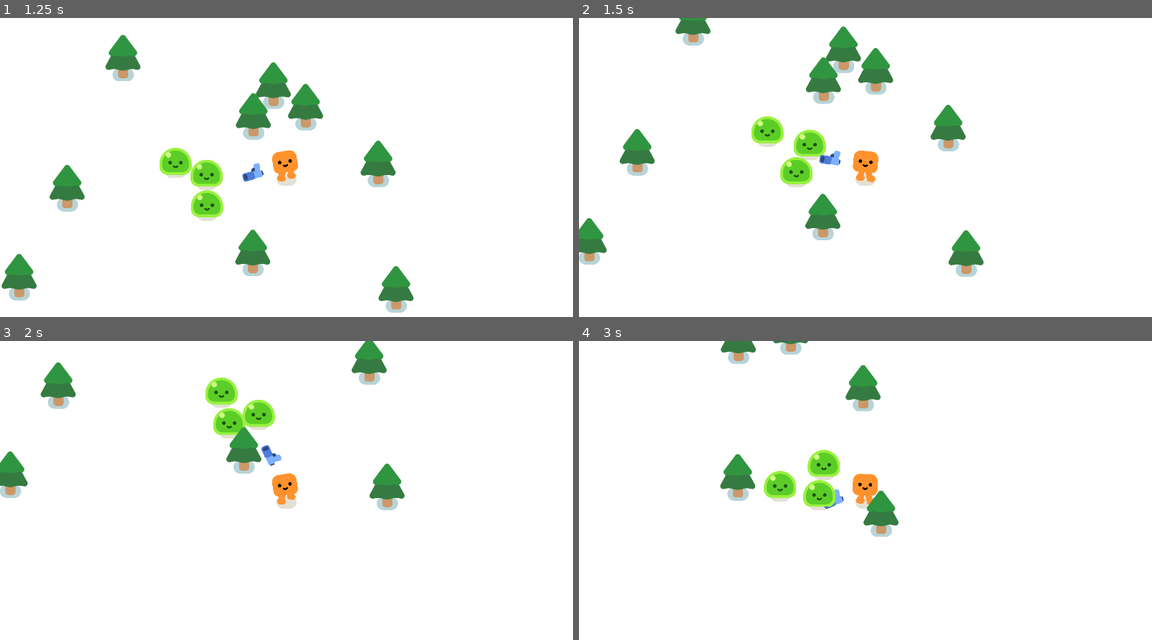
Above: before the commit, frames 1-4 (two rows, left to right).
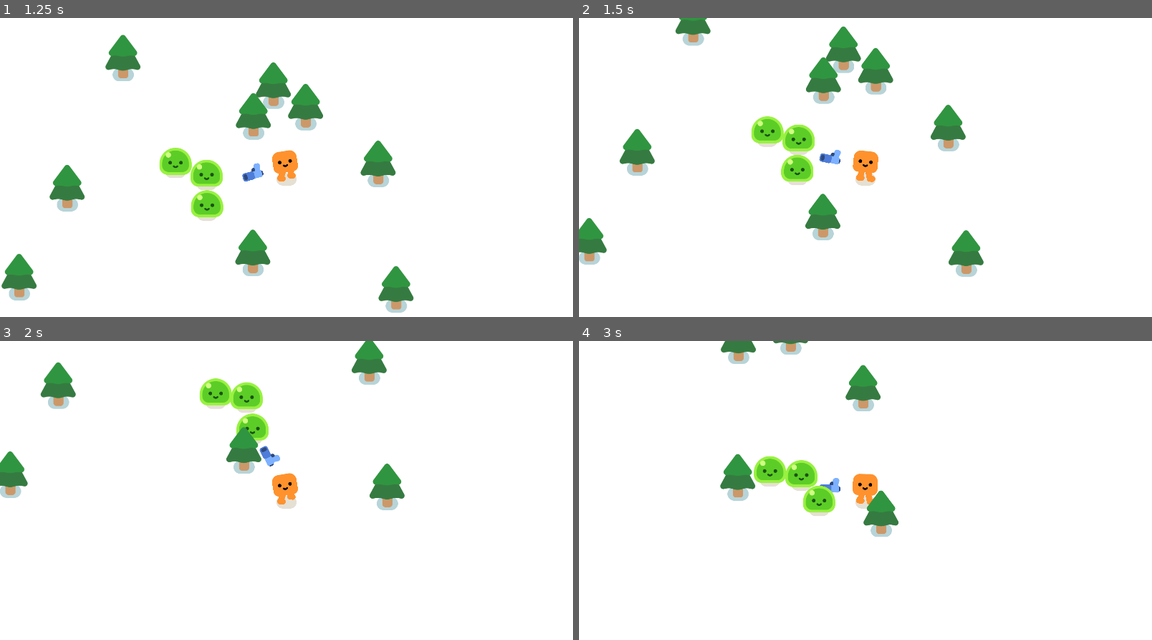
Above: after the commit, the same moments.

Repository: guicardosom/Bloblings
Game: Godot game, scene res://scenes/game.tscn
The game is run twice, just before and just after one commit, with the same random seed, the same clock (stepped at 60 frames per second) and the same inputs.
Inputs:
- Up to frame 1 (1.25 s): hold D (move_right) from 0.53 s (still down)
- Up to frame 2 (1.5 s): release D (move_right) at 1.28 s; hold S (move_down) from 1.28 s (still down)
- Up to frame 3 (2 s): keep holding S (move_down)
- Up to frame 4 (3 s): release S (move_down) at 2.03 s; hold D (move_right) 2.03-2.78 s; hold W (move_up) from 2.78 s (still down)

Frame 1 is identical in both runs. In frame 2, 0.9% of the frame differs, in the area x 35-46%, y 35-57%; in frame 3, 1.7%; in frame 4, 2.0%, in the area x 30-47%, y 36-59%.

Commit message:
Player and Enemy
Disable moving platform layers

Diff:
--- a/godot-project/scenes/blob.tscn
+++ b/godot-project/scenes/blob.tscn
@@ -9,6 +9,7 @@
 [node name="Blob" type="CharacterBody2D"]
 collision_layer = 2
 collision_mask = 3
+platform_floor_layers = 4294967040
 script = ExtResource("1_ngma2")
 
 [node name="Slime" parent="." instance=ExtResource("1_eo8br")]
--- a/godot-project/scenes/player.tscn
+++ b/godot-project/scenes/player.tscn
@@ -8,6 +8,7 @@
 radius = 42.0119
 
 [node name="Player" type="CharacterBody2D"]
+platform_floor_layers = 4294967040
 script = ExtResource("1_g2els")
 
 [node name="HappyBoo" parent="." instance=ExtResource("2_qhqgy")]
